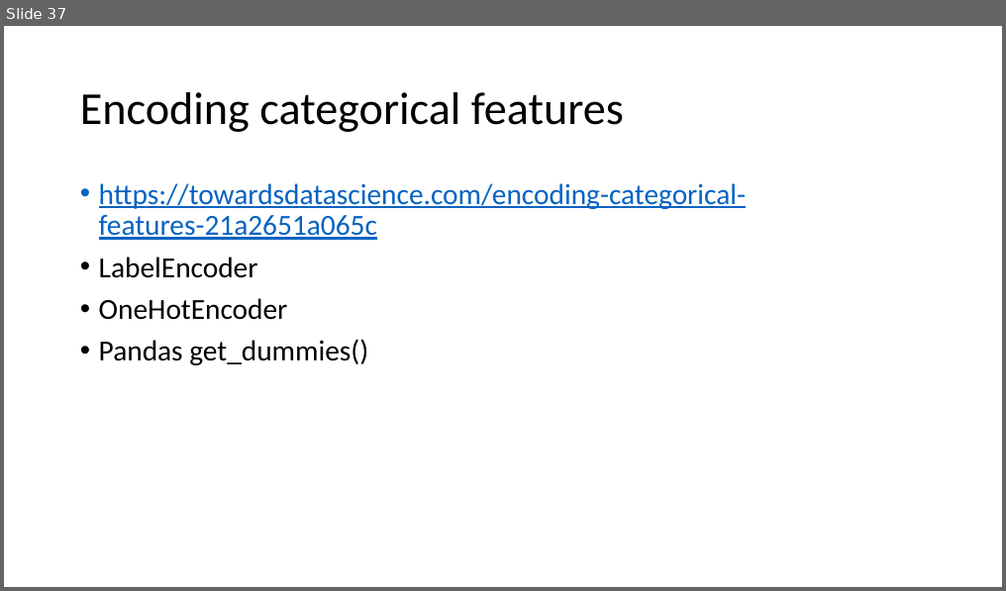
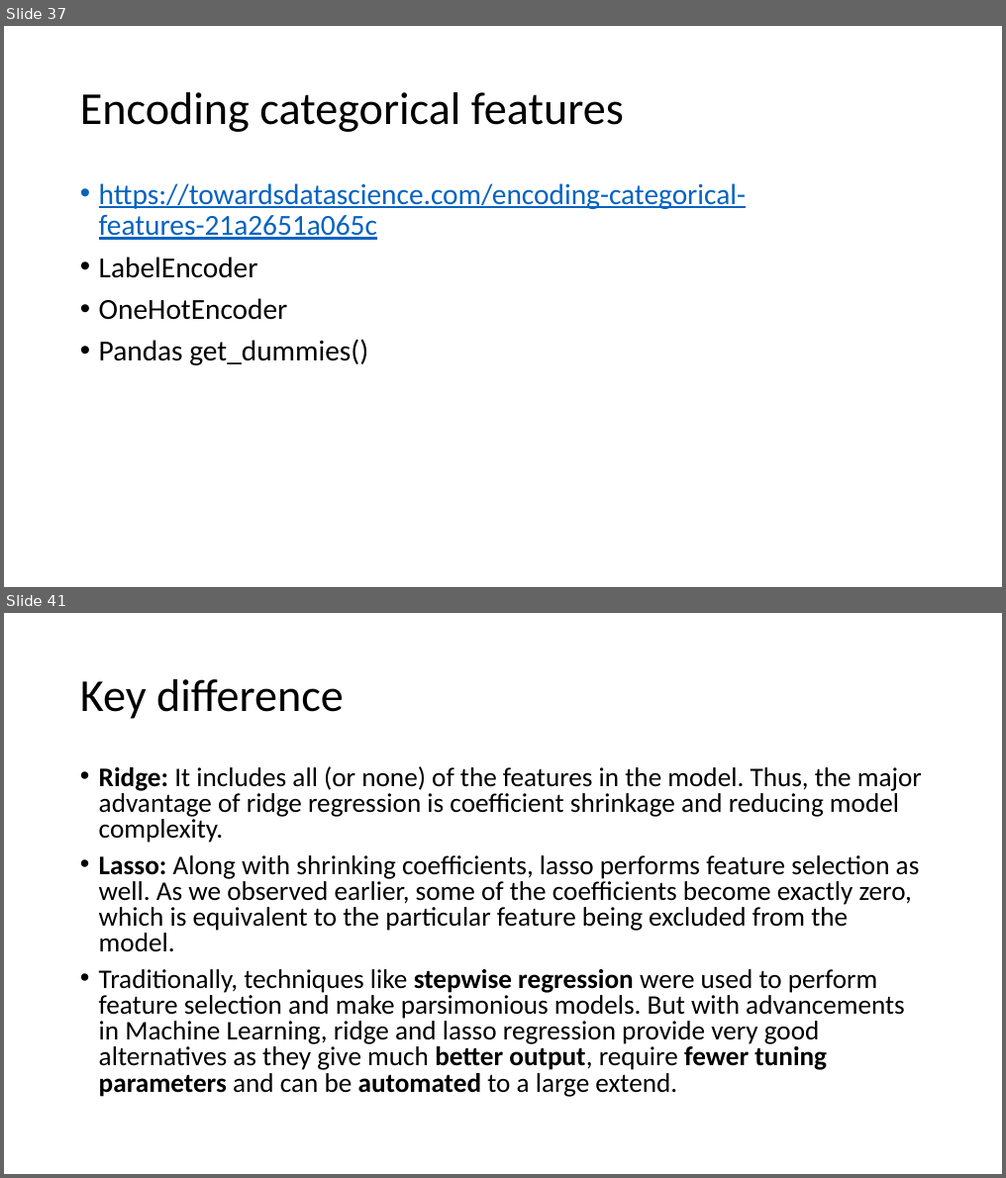
Before and after one commit to FranzGH/IoT_ML, a slide deck: Sklearn-UG.pptx. Shown one above the other, each under a label of ours: slide 37 before the commit, slides 37 and 41 after it; the slides between them are not shown. The pictures are 1006x591 and 1006x1178 pixels, drawn with LibreOffice and Linux fonts; fonts in the diff are those of the drawing. Boxes give left, top, right and bottom in pixels: in the first picture for what was removed or moved away, otherwise in the second. Text is boxed around its words. In the diff, an @@ line names an element or a change of style, - is before the commit and + after.

```diff
--- a/Sklearn-UG.pptx
+++ b/Sklearn-UG.pptx
@@ slide 41 added at [4, 613, 1002, 1174], background #FFFFFF @@
@@ title added at [80, 679, 344, 719], 44 pt, text #000000 @@
+Key difference
@@ text added at [99, 766, 922, 1097], 25.9 pt, text #000000 @@
+• Ridge: It includes all (or none) of the features in the model. Thus, the major advantage of ridge regression is coefficient shrinkage and reducing model complexity.
+• Lasso: Along with shrinking coefficients, lasso performs feature selection as well. As we observed earlier, some of the coefficients become exactly zero, which is equivalent to the particular feature being excluded from the model.
+• Traditionally, techniques like stepwise regression were used to perform feature selection and make parsimonious models. But with advancements in Machine Learning, ridge and lasso regression provide very good alternatives as they give much better output, require fewer tuning parameters and can be automated to a large extend.
```
Also in this commit, not shown: 1 slide changed, 11 other slides added, 4 other files.
